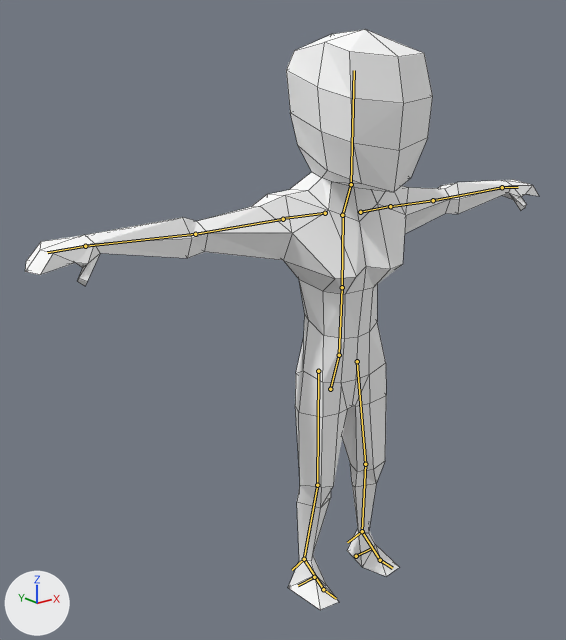
Renders of the Blender file Assets/Blends/Player.blend from each side of a commit.
Before and after are seen from a 50 mm camera at (-1.79, -1.91, 1.84) aimed at (-0.17, 0.12, 1.03). Every picture has the same lights, and +X, +Y and +Z are marked at lower left. The bones that bend it are drawn over the model as lines. Mesh edges are drawn as thin lines.

In view in the first picture: 'Character'.
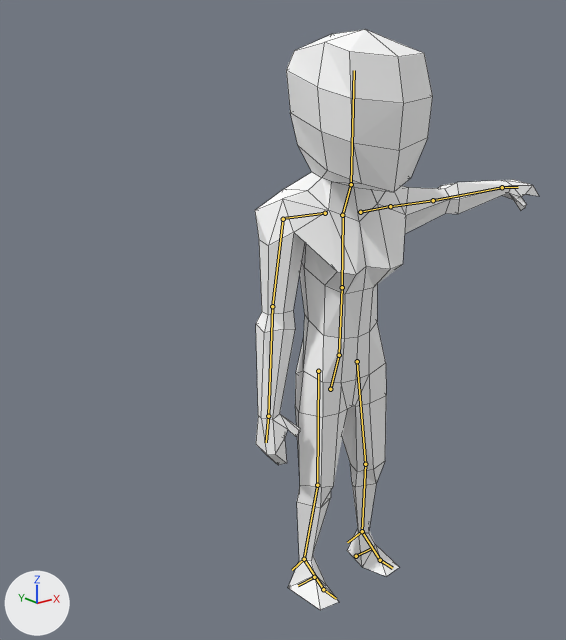
The newer file adds an action. The first version stands in its rest pose; the second is drawn at frame 1 of the action 'Swing1'.

Pixel boxes [x1, y1, x2, y2] of what changed, in the pictures (566 x 640 px):
'Character', posed (45% narrower)
    before: [25, 29, 539, 610]
    after: [255, 29, 539, 610]
bone 'upper_arm.R', root to tip
    before: (283, 219) to (195, 234)
    after: (283, 219) to (272, 306)

The edits, one by one:
Bone 'upper_arm.R' (bone_upper_arm_r) turns from (0, 0, 0) to (-4, -13, 85) degrees about its own x, y and z.
